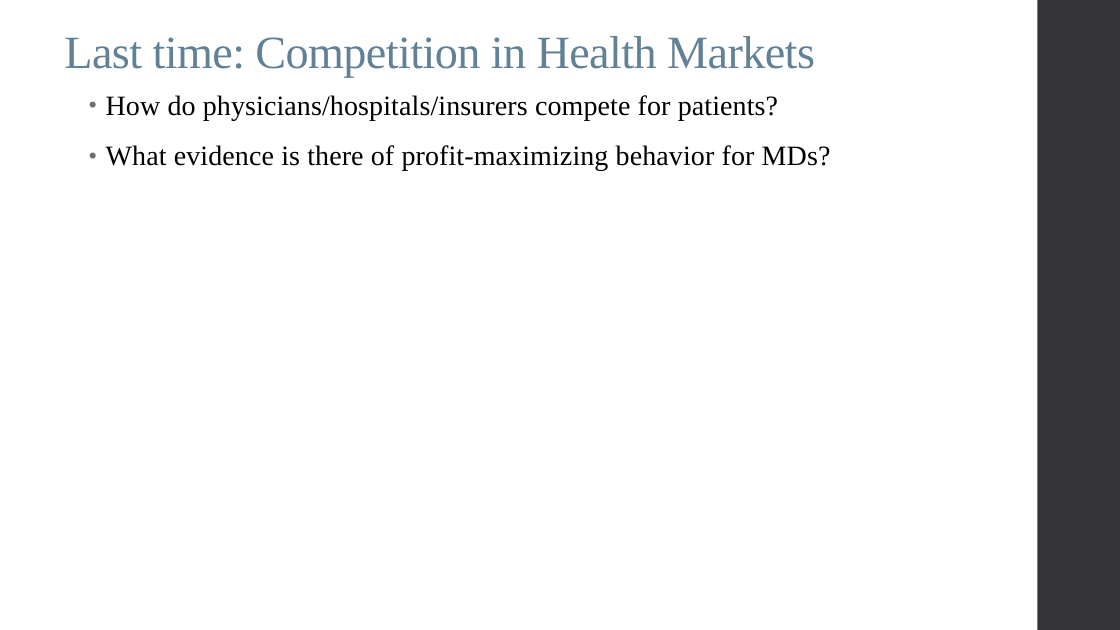
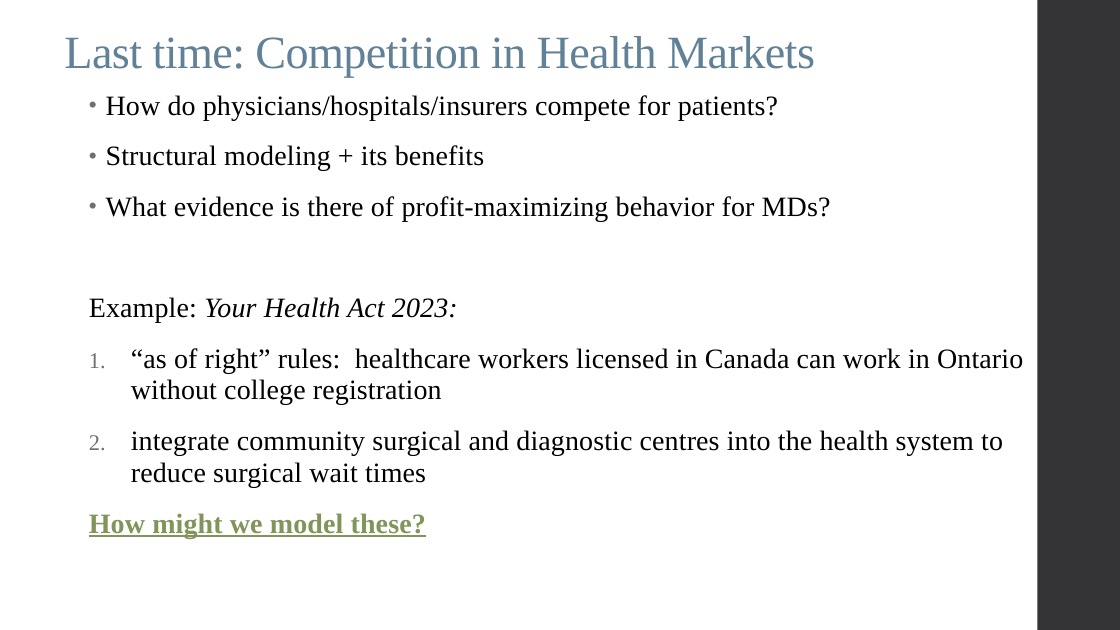
Before and after one commit to alex-hoagland/HAD6750H, a slide deck: slide 2 of Lecture07_QualityCompetition/Slides_RA_QualityCompetition_2023W.pptx. Drawn at 1120x630 pixels with LibreOffice and Linux fonts; fonts in the diff are those of the drawing. Boxes give left, top, right and bottom in pixels: in the first picture for what was removed or moved away, otherwise in the second. Text is boxed around its words. In the diff, an @@ line names an element or a change of style, - is before the commit and + after.

```diff
--- a/Lecture07_QualityCompetition/Slides_RA_QualityCompetition_2023W.pptx
+++ b/Lecture07_QualityCompetition/Slides_RA_QualityCompetition_2023W.pptx
@@ text at bbox=[106, 145, 484, 171]: paragraph added @@
+• Structural modeling + its benefits
@@ text at bbox=[89, 297, 1023, 538]: paragraphs added @@
+Example: Your Health Act 2023:
+1. “as of right” rules: healthcare workers licensed in Canada can work in Ontario without college registration
+2. integrate community surgical and diagnostic centres into the health system to reduce surgical wait times
+How might we model these?
```
Also in this commit, not shown: 8 other slides changed, 6 slides added, 4 slides removed, 8 other files.
